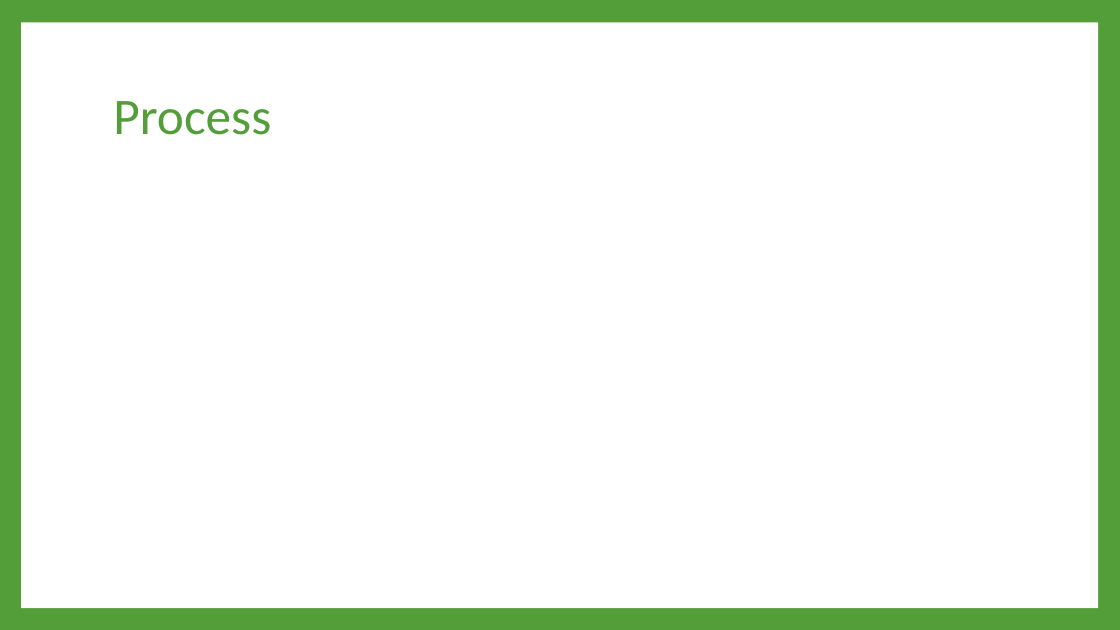
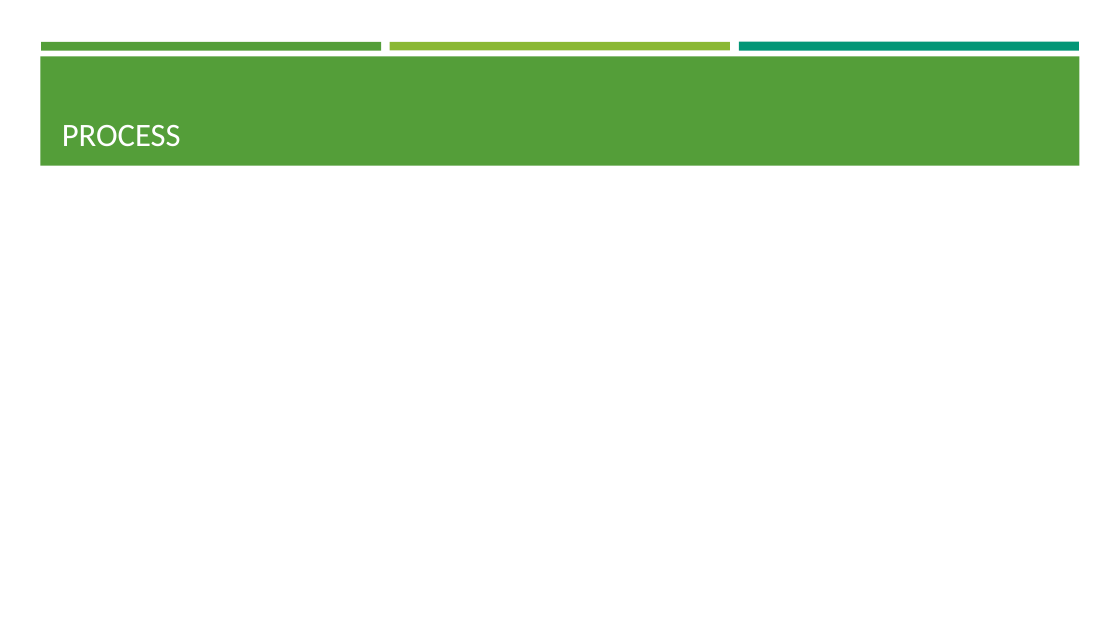
Before and after one commit to C-Strunge/3.SemesterSWD-Eksamen.Final, a slide deck: slide 6 of The Next præsentation.pptx. Drawn at 1120x630 pixels with LibreOffice and Linux fonts; fonts in the diff are those of the drawing. Boxes give left, top, right and bottom in pixels: in the first picture for what was removed or moved away, otherwise in the second. Text is boxed around its words. In the diff, an @@ line names an element or a change of style, - is before the commit and + after.

```diff
--- a/The Next præsentation.pptx
+++ b/The Next præsentation.pptx
@@ background #549E39 to #FFFFFF @@
@@ rectangle removed at [21,23,1098,608] @@
@@ rectangle added at [40,56,1080,166], fill #549E39 @@
@@ rectangle added at [41,42,381,50], fill #549E39 @@
@@ rectangle added at [390,42,730,50], fill #8AB833 @@
@@ rectangle added at [739,42,1079,51], fill #029676 @@
@@ title "PROCESS" at [62,125,181,146]: vertical alignment middle to bottom @@
@@ title at [62,125,181,146]: text changed; size 44 to 28 pt; text colour #549E39 to #FFFFFF @@
-Process
+PROCESS
```
Also in this commit, not shown: 5 other slides changed.
